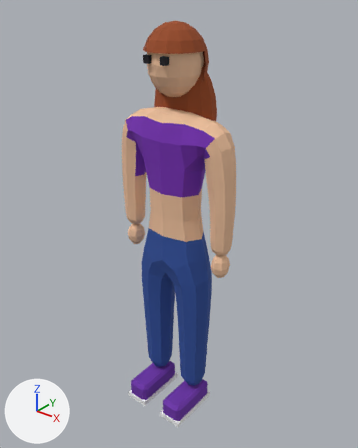
The glTF model public/models/roxy.glb: old version first, new version second.
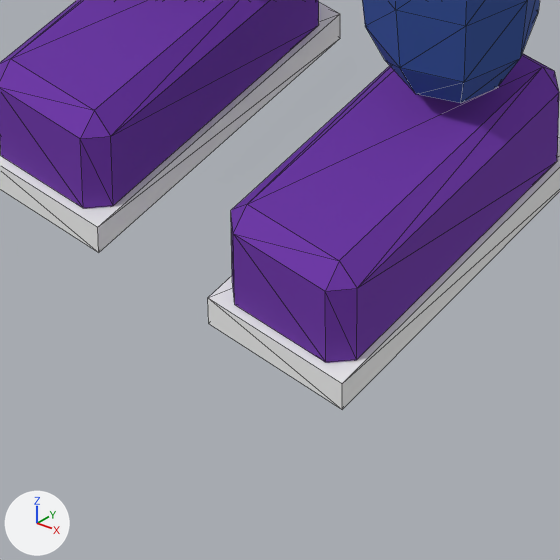
Old and new are each drawn whole from a camera (50 mm lens) standing at (1.28, -1.577, 1.958) and looking at (0.006, 0.015, 0.971) and again close up on the part from 37% to 58% of the width and 83% to 100% of the height. Lighting does not change. The marker at lower left points along +X, +Y and +Z. The older version's two pictures come first. The close-ups show mesh edges as thin lines. Vertices at exactly the same position are counted once.

Names of what the first close-up shows: 'Roxy'.
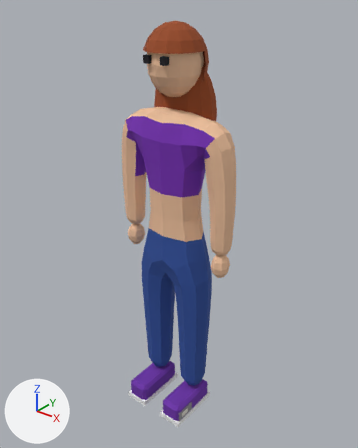
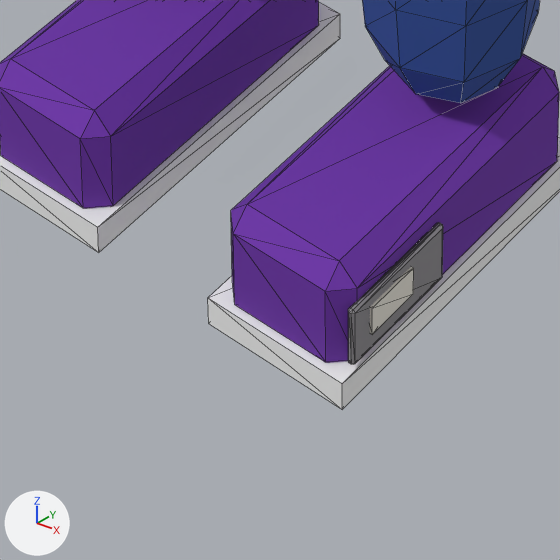
Location of each change, [x1, y1, x2, y2] in pixels of the close-ups (560 x 560 px):
part 1 of me_roxy, added: after [348, 223, 443, 364]
part 2 of me_roxy, added: after [370, 267, 414, 334]

Edits to the bpy script that builds the scene:
```text
Add mat_wearhole:
    mat_wearhole = principled_material('WearHole')
    mat_wearhole.base_color = (0.807, 0.776, 0.701)  # white #e8e4da
    mat_wearhole.roughness = 0.9
Add mat_wearscuff:
    mat_wearscuff = principled_material('WearScuff')
    mat_wearscuff.base_color = (0.27, 0.262, 0.279)  # grey #8e8c90
    mat_wearscuff.roughness = 0.9
Change me_roxy:
    used by ob_roxy; location = (0.0, 0.0, 0.0)
    remove me_roxy.from_pydata(...)  # 986 vertices, 1907 faces; spans x -0.3..0.3, y -0.2..0.14, z -0.02..1.83
    add me_roxy.from_pydata(...)  # 1018 vertices, 1963 faces; spans x -0.3..0.3, y -0.2..0.14, z -0.02..1.83
    me_roxy part 1: the loose piece of 24 vertices spanning x 0.05..0.16, y -0.19..0.07, z 0.0..0.09 is copied, and the copy is scaled about its middle by (0.0394, 0.405, 0.614), then moved by (0.06, -0.08, 0.0), in mat_wearscuff (grey #8e8c90); it spans x 0.16..0.17, y -0.19..-0.09, z 0.02..0.07
    me_roxy part 2: a new loose piece, a box spanning x 0.164..0.172, y -0.1675..-0.1225, z 0.032..0.056, in mat_wearhole (white #e8e4da)
    add me_roxy.materials.append(mat_wearscuff)  # grey #8e8c90
    add me_roxy.materials.append(mat_wearhole)  # white #e8e4da
```
